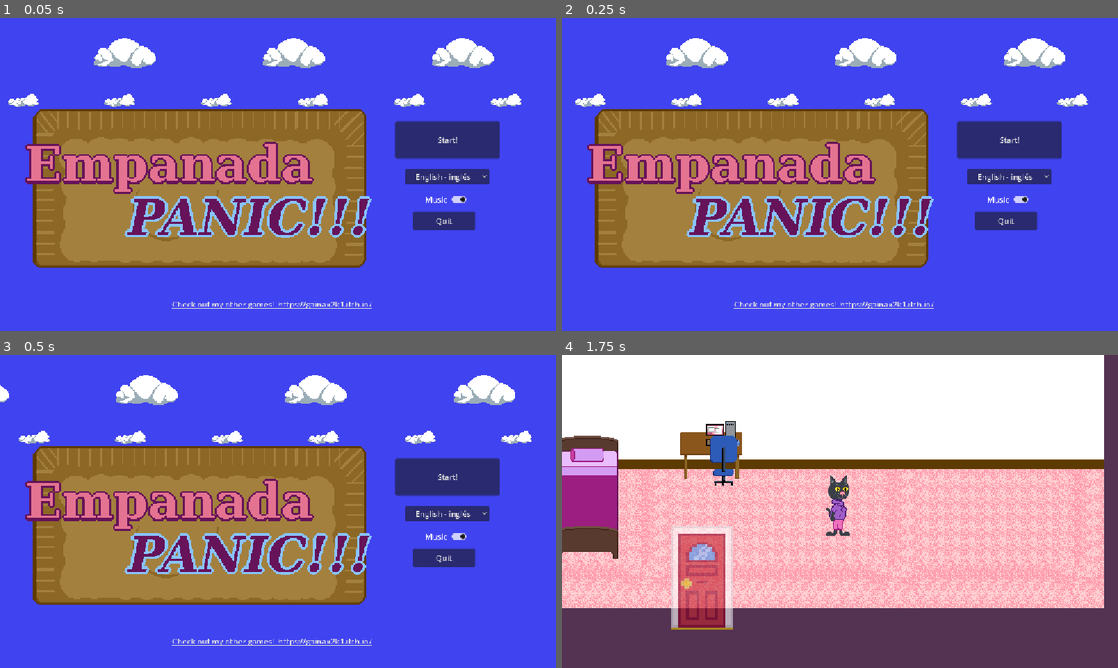
Above: before the commit, frames 1-4 (two rows, left to right).
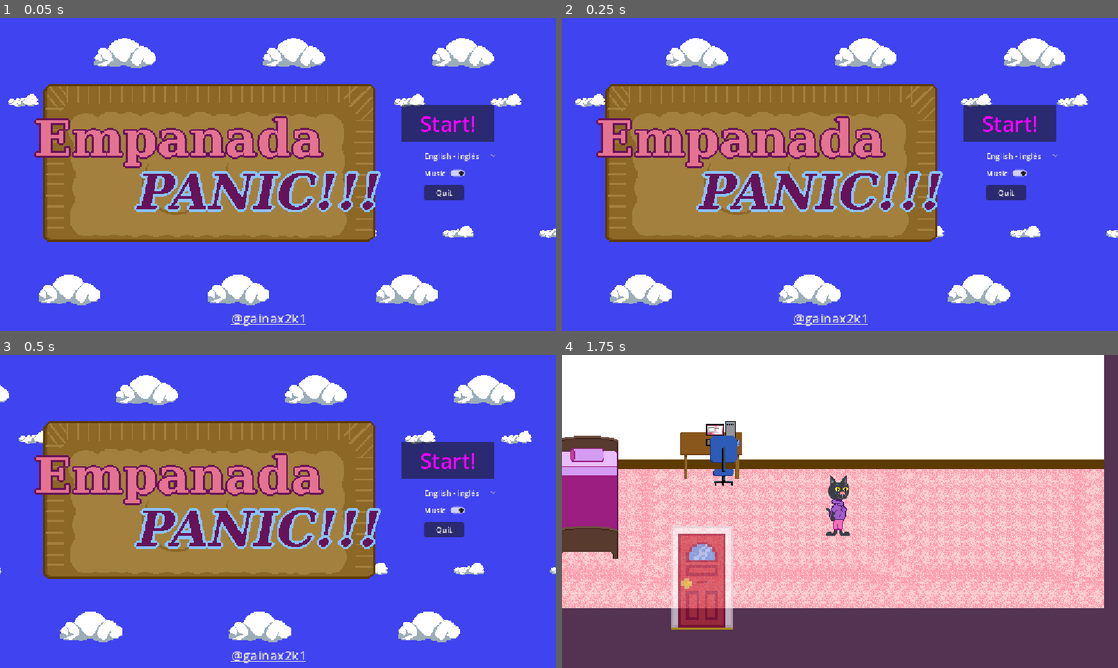
Above: after the commit, the same moments.

Repository: gainax2k1/empanada-panic
Game: Godot game, scene res://Scenes/menu.tscn
Two runs of this game, one before a commit and one after it. Both use one fixed random seed, a clock stepped at 60 frames per second and the inputs below.
Inputs (mouse positions are in pixels of both pictures, inside the frame that each line leads up to):
- Up to frame 1 (0.05 s): no input
- Up to frame 2 (0.25 s): no input
- Up to frame 3 (0.5 s): no input
- Up to frame 4 (1.75 s): click "Start!" at 0.5 s; move the mouse to (962, 495) at 1.27 s; hold Right (ui_right) from 1.28 s (still down)

The runs differ from the first frame. In frame 1, 35% of the frame differs, in the area x 4-100%, y 21-99%; in frame 2, 35%; in frame 3, 35%, in the area x 0-100%, y 21-99%; in frame 4, nothing differs.

Commit message:
fixed z/y index issue on overworld

Diff:
--- a/Scenes/menu.tscn
+++ b/Scenes/menu.tscn
@@ -8,6 +8,7 @@
 
 [node name="Menu" type="Node2D" unique_id=1398596061]
 script = ExtResource("1_1rerr")
+metadata/_edit_vertical_guides_ = [877.0]
 
 [node name="Parallax2D" type="Parallax2D" parent="." unique_id=1871145604]
 repeat_size = Vector2(200, 0)
@@ -16,6 +17,10 @@
 
 [node name="CloudsFar" type="Sprite2D" parent="Parallax2D" unique_id=1956417809]
 position = Vector2(246, 168)
+texture = ExtResource("3_158mb")
+
+[node name="CloudsFar2" type="Sprite2D" parent="Parallax2D" unique_id=2098635826]
+position = Vector2(347, 440)
 texture = ExtResource("3_158mb")
 
 [node name="ParallaxBackground" type="Parallax2D" parent="." unique_id=1767232414]
@@ -27,40 +32,48 @@
 position = Vector2(254, 72)
 texture = ExtResource("2_cayip")
 
+[node name="CloudsNear2" type="Sprite2D" parent="ParallaxBackground" unique_id=778650063]
+position = Vector2(139, 562)
+texture = ExtResource("2_cayip")
+
 [node name="Foreground" type="TileMapLayer" parent="." unique_id=798714591]
 
 [node name="EmpanadaBig" type="Sprite2D" parent="Foreground" unique_id=63105244]
-position = Vector2(412, 354)
+position = Vector2(431.99997, 301)
 scale = Vector2(1.4101563, 1.4101563)
 texture = ExtResource("5_wwsa2")
 
 [node name="Link_Button" type="LinkButton" parent="." unique_id=1812684263]
-offset_left = 357.0
-offset_top = 581.0
-offset_right = 775.0
-offset_bottom = 639.0
-text = "Check out my other games!  https://gainax2k1.itch.io/"
+offset_left = 479.0
+offset_top = 603.0
+offset_right = 639.0
+offset_bottom = 656.0
+theme_override_font_sizes/font_size = 27
+text = "@gainax2k1"
 uri = "\"https://gainax2k1.itch.io/\""
 
 [node name="Start_Button" type="Button" parent="." unique_id=337570640]
-offset_left = 819.0
-offset_top = 214.0
-offset_right = 1035.5625
-offset_bottom = 291.0
+offset_left = 832.0
+offset_top = 180.0
+offset_right = 1024.0
+offset_bottom = 257.0
+theme_override_colors/font_color = Color(0.9920624, 0.0008141798, 0.99205524, 1)
+theme_override_font_sizes/font_size = 44
 text = "Start!"
 
 [node name="Quit_Buton" type="Button" parent="." unique_id=1837823345]
-offset_left = 856.0
-offset_top = 401.0
-offset_right = 985.0
-offset_bottom = 439.0
+offset_left = 879.0
+offset_top = 346.0
+offset_right = 961.0
+offset_bottom = 377.0
 text = "Quit"
 
 [node name="OptionButton" type="OptionButton" parent="." unique_id=866213702]
-offset_left = 839.0
-offset_top = 313.0
-offset_right = 1014.0
-offset_bottom = 344.0
+offset_left = 857.0
+offset_top = 270.0
+offset_right = 1032.0
+offset_bottom = 301.0
+flat = true
 alignment = 1
 selected = 0
 item_count = 2
@@ -73,12 +86,13 @@
 stream = ExtResource("2_xhh6f")
 
 [node name="Music_Toggle" type="CheckButton" parent="." unique_id=1105857687]
-offset_left = 875.0
-offset_top = 360.0
-offset_right = 973.0
-offset_bottom = 391.0
+offset_left = 872.0
+offset_top = 306.0
+offset_right = 970.0
+offset_bottom = 337.0
 button_pressed = true
 text = "Music "
+icon_alignment = 1
 
 [connection signal="pressed" from="Start_Button" to="." method="_on_start_button_pressed"]
 [connection signal="pressed" from="Quit_Buton" to="." method="_on_quit_buton_pressed"]
--- a/Scenes/overworld.tscn
+++ b/Scenes/overworld.tscn
@@ -19,7 +19,7 @@
 texture = ExtResource("6_v1c68")
 0:8/size_in_atlas = Vector2i(2, 4)
 0:8/0 = 0
-0:8/0/z_index = 1
+0:8/0/y_sort_origin = 16
 0:8/0/terrain_set = 0
 0:8/0/terrain = 0
 0:8/0/physics_layer_0/polygon_0/points = PackedVector2Array(-10.196184, -21.029629, 9.558922, -20.392368, 3.5049362, 24.215939, -3.5049381, 21.666893)
@@ -33,7 +33,7 @@
 0:8/0/terrains_peering_bit/top_right_corner = 0
 0:12/size_in_atlas = Vector2i(4, 4)
 0:12/0 = 0
-0:12/0/z_index = 1
+0:12/0/y_sort_origin = 16
 0:12/0/terrain_set = 0
 0:12/0/terrain = 0
 0:12/0/physics_layer_0/polygon_0/points = PackedVector2Array(-29.951292, -21.666891, 27.720875, -23.260044, 24.534569, -17.843323, 17.843323, 21.029629, 3.186306, 28.67677, -5.098093, 28.039505, -18.799215, 19.436478)
@@ -47,7 +47,7 @@
 0:12/0/terrains_peering_bit/top_right_corner = 0
 4:12/size_in_atlas = Vector2i(2, 2)
 4:12/0 = 0
-4:12/0/z_index = -1
+4:12/0/y_sort_origin = 8
 4:12/0/terrain_set = 0
 4:12/0/terrain = 0
 4:12/0/physics_layer_0/polygon_0/points = PackedVector2Array(-8, -8, 8, -8, 6.0539856, 11.789337, -5.098093, 11.789337)
@@ -61,7 +61,7 @@
 4:12/0/terrains_peering_bit/top_right_corner = 0
 4:14/size_in_atlas = Vector2i(2, 2)
 4:14/0 = 0
-4:14/0/z_index = 1
+4:14/0/y_sort_origin = 8
 4:14/0/terrain_set = 0
 4:14/0/terrain = 0
 4:14/0/physics_layer_0/polygon_0/points = PackedVector2Array(-13.382492, -5.098091, 14.657013, -5.098091, 13.701122, 5.7353554, -13.701122, 6.0539856)
@@ -75,7 +75,7 @@
 4:14/0/terrains_peering_bit/top_right_corner = 0
 6:14/size_in_atlas = Vector2i(2, 2)
 6:14/0 = 0
-6:14/0/z_index = 1
+6:14/0/y_sort_origin = 12
 6:14/0/terrain_set = 0
 6:14/0/terrain = 0
 6:14/0/physics_layer_0/polygon_0/points = PackedVector2Array(0.63726044, 13.063862, -1.2745247, 13.063862, -2.2304153, -13.382492, 0.95589066, -12.74523)
@@ -152,10 +152,15 @@
 position = Vector2(1117.5, 276)
 shape = SubResource("RectangleShape2D_5ltfr")
 
-[node name="Treess" type="TileMapLayer" parent="ExteriorMap" unique_id=870846313]
-z_index = 2
+[node name="MapObjects" type="TileMapLayer" parent="ExteriorMap" unique_id=870846313]
+z_index = 1
+y_sort_enabled = true
 tile_map_data = PackedByteArray("AAAEABUAAAAAAAwAAAAEABYAAAAAAAwAAAAEABcAAAAAAAwAAAAEABgAAAAAAAwAAAAEABkAAAAAAAwAAAAEAB …(45376 unchanged characters)…
 tile_set = SubResource("TileSet_ga5kc")
+
+[node name="HeroCat" parent="ExteriorMap/MapObjects" unique_id=1325555174 instance=ExtResource("8_2ngsa")]
+y_sort_enabled = true
+position = Vector2(985, 158)
 
 [node name="FriendsHouseOutside" type="Sprite2D" parent="." unique_id=1672295440]
 z_index = 1
@@ -197,8 +202,5 @@
 shape = SubResource("RectangleShape2D_o05n3")
 script = ExtResource("9_c0h7r")
 
-[node name="HeroCat" parent="." unique_id=1325555174 instance=ExtResource("8_2ngsa")]
-position = Vector2(483, -294)
-
 [connection signal="body_entered" from="HomeOutside/HomeDoorArea2D" to="HomeOutside/HomeDoorArea2D/HomeDoorCollisionShape2Ds" method="_on_home_door_body_entered"]
 [connection signal="body_shape_entered" from="ShopOutside/ShopDoor" to="ShopOutside/ShopDoor/ShopDoorCollision" method="_on_shop_door_body_shape_entered"]
--- a/project_time_tracker.json
+++ b/project_time_tracker.json
@@ -1,7 +1,7 @@
 {
-  "2D": 23531.305,
+  "2D": 25248.166,
   "AFK": 1754.759,
   "Documentation": 211.744,
-  "Game": 5450.141,
-  "Script": 20721.932
+  "Game": 6482.487,
+  "Script": 20778.766
 }
Binary file added: Graphics/empanada-big-no-text.png
Not shown, added: Graphics/empanada-big-no-text.png.import
